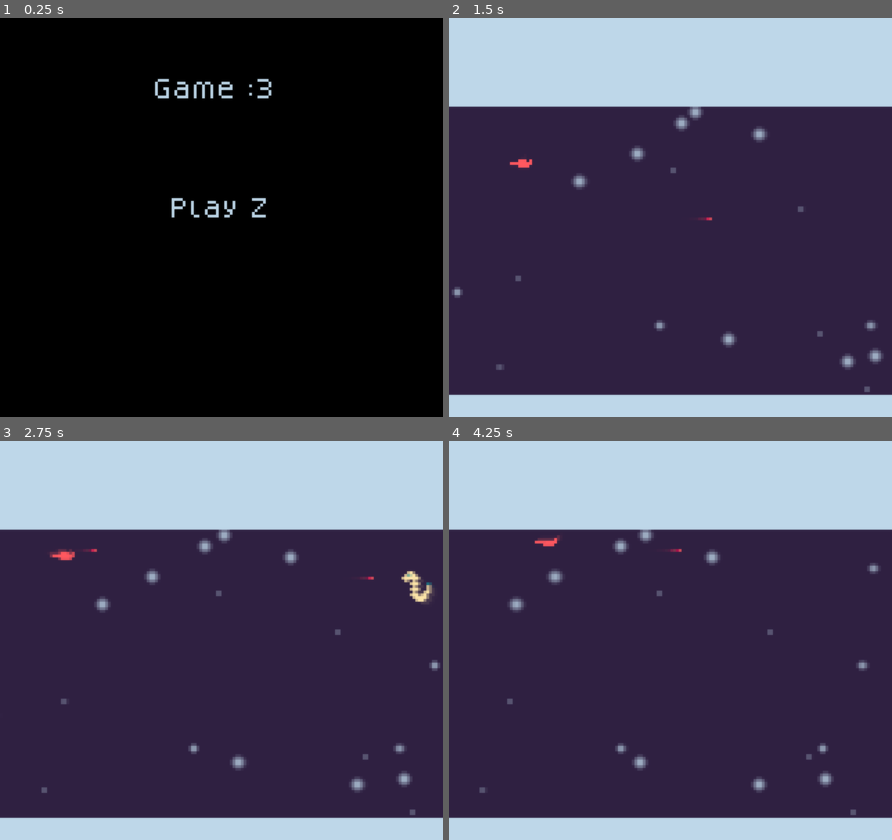
Above: before the commit, frames 1-4 (two rows, left to right).
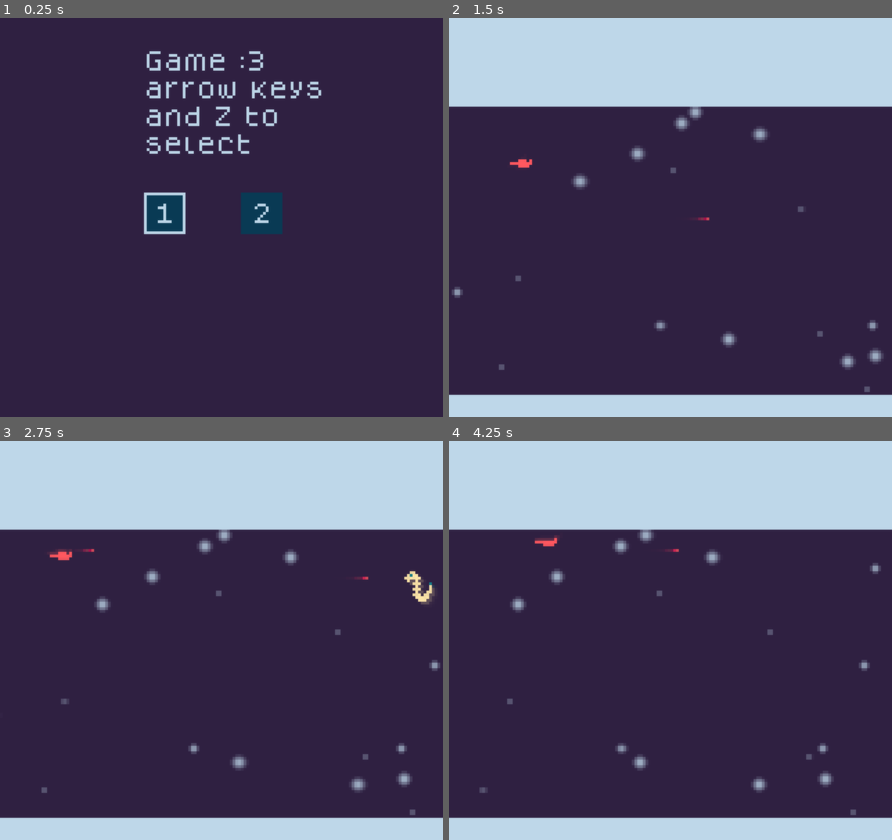
Above: after the commit, the same moments.

Repository: SmallConfusion/Redbird
Game: Godot game, scene res://main.tscn
The game is run twice, just before and just after one commit, with the same random seed, the same clock (stepped at 60 frames per second) and the same inputs. Sound files missing from this copy of the repository are replaced by a short silence.
Inputs:
- Up to frame 1 (0.25 s): no input
- Up to frame 2 (1.5 s): tap Enter at 0.5 s; hold Right (Right) 0.53-1.28 s; hold Z (Fire) 0.53-1.28 s; tap Up (Flap) at 0.77, 1.07 s; hold Left (Left) from 1.28 s (still down); tap Down (Fall) at 1.35 s
- Up to frame 3 (2.75 s): tap Up (Flap) at 1.52, 1.82 s; tap Z (Fire) at 1.55 s; release Left (Left) at 2.03 s; hold Right (Right) from 2.03 s (still down); hold Z (Fire) from 2.03 s (still down)
- Up to frame 4 (4.25 s): release Z (Fire) at 2.78 s; tap Z (Fire) at 2.85, 3.8 s; tap Up (Flap) at 3.02, 3.32, 3.77, 4.07 s; release Right (Right) at 3.53 s; hold Left (Left) from 3.53 s (still down); hold Down (Fall) from 3.53 s (still down)

The runs differ from the first frame. In frame 1, 100% of the frame differs, in the area x 0-100%, y 0-100%; in frame 2, less than 0.1%; in frame 3, 0.3%; in frame 4, 0.2%.

Commit message:
Added real menu

Diff:
--- a/default_theme.tres
+++ b/default_theme.tres
@@ -1,8 +1,51 @@
-[gd_resource type="Theme" load_steps=2 format=3 uid="uid://cvo518bnwbvlf"]
+[gd_resource type="Theme" load_steps=4 format=3 uid="uid://cvo518bnwbvlf"]
 
 [ext_resource type="FontFile" uid="uid://digx05vcj7vk7" path="res://dogicapixel.ttf" id="1_o1c4v"]
 
+[sub_resource type="StyleBoxFlat" id="StyleBoxFlat_arbuo"]
+content_margin_left = 4.0
+content_margin_top = 4.0
+content_margin_right = 4.0
+content_margin_bottom = 4.0
+bg_color = Color(0.0352941, 0.227451, 0.329412, 1)
+border_width_left = 1
+border_width_top = 1
+border_width_right = 1
+border_width_bottom = 1
+border_color = Color(0.745098, 0.843137, 0.913725, 1)
+corner_detail = 5
+
+[sub_resource type="StyleBoxFlat" id="StyleBoxFlat_yakek"]
+content_margin_left = 4.0
+content_margin_top = 4.0
+content_margin_right = 4.0
+content_margin_bottom = 4.0
+bg_color = Color(0.0352941, 0.227451, 0.329412, 1)
+corner_detail = 5
+
 [resource]
+Button/colors/font_color = Color(0.745098, 0.843137, 0.913725, 1)
+Button/colors/font_disabled_color = Color(0.875, 0.875, 0.875, 0.5)
+Button/colors/font_focus_color = Color(0.745098, 0.843137, 0.913725, 1)
+Button/colors/font_hover_color = Color(0.745098, 0.843137, 0.913725, 1)
+Button/colors/font_hover_pressed_color = Color(0.745098, 0.843137, 0.913725, 1)
+Button/colors/font_outline_color = Color(1, 1, 1, 1)
+Button/colors/font_pressed_color = Color(0.745098, 0.843137, 0.913725, 1)
+Button/colors/icon_disabled_color = Color(1, 1, 1, 0.4)
+Button/colors/icon_focus_color = Color(1, 1, 1, 1)
+Button/colors/icon_hover_color = Color(1, 1, 1, 1)
+Button/colors/icon_hover_pressed_color = Color(1, 1, 1, 1)
+Button/colors/icon_normal_color = Color(1, 1, 1, 1)
+Button/colors/icon_pressed_color = Color(1, 1, 1, 1)
+Button/constants/h_separation = 4
+Button/constants/icon_max_width = 0
+Button/constants/outline_size = 0
+Button/font_sizes/font_size = 8
+Button/fonts/font = ExtResource("1_o1c4v")
+Button/styles/focus = SubResource("StyleBoxFlat_arbuo")
+Button/styles/hover = SubResource("StyleBoxFlat_yakek")
+Button/styles/normal = SubResource("StyleBoxFlat_yakek")
+Button/styles/pressed = SubResource("StyleBoxFlat_yakek")
 Label/colors/font_color = Color(0.745098, 0.843137, 0.913725, 1)
 Label/font_sizes/font_size = 8
 Label/fonts/font = ExtResource("1_o1c4v")
--- a/main.gd
+++ b/main.gd
@@ -32,7 +32,7 @@
 	MusicManager.play("music", "main", 0)
 
 
-func load_scene(scene):
+func load_scene(scene : PackedScene):
 	if loaded_node:
 		loaded_node.queue_free()
 
@@ -48,6 +48,9 @@
 	loaded_node = instance
 
 
-# temp level load
-func load_level():
-	load_scene(levels[1])
+func load_level(number):
+	load_scene(levels[number])
+
+
+func _input(event):
+	%SubViewport.push_input(event)
--- a/menu/menu.gd
+++ b/menu/menu.gd
@@ -2,9 +2,12 @@
 
 var scene_manager
 
+
 func init(scene):
 	scene_manager = scene
 
-func _process(_delta):
-	if Input.is_action_just_pressed("Fire"):
-		scene_manager.load_level()
+
+func _ready():
+	for button in get_children(true):
+		if button is LoadButton:
+			button.init(scene_manager)
--- a/menu/menu.tscn
+++ b/menu/menu.tscn
@@ -1,6 +1,7 @@
-[gd_scene load_steps=2 format=3 uid="uid://20ok8gqsfhqm"]
+[gd_scene load_steps=3 format=3 uid="uid://20ok8gqsfhqm"]
 
 [ext_resource type="Script" path="res://menu/menu.gd" id="1_xhay3"]
+[ext_resource type="Script" path="res://menu/scene_load_button.gd" id="2_og1g8"]
 
 [node name="Menu" type="Control"]
 texture_filter = 1
@@ -17,31 +18,40 @@
 anchor_bottom = 1.0
 grow_horizontal = 2
 grow_vertical = 2
-color = Color(0, 0, 0, 1)
+color = Color(0.184314, 0.12549, 0.254902, 1)
 
 [node name="Label" type="Label" parent="."]
 layout_mode = 1
 anchors_preset = 5
 anchor_left = 0.5
 anchor_right = 0.5
-offset_left = -25.0
-offset_top = 22.0
-offset_right = 39.0
-offset_bottom = 45.0
+offset_left = -28.0
+offset_top = 12.0
+offset_right = 37.0
+offset_bottom = 49.0
 grow_horizontal = 2
-text = "Game :3"
+text = "Game :3
+arrow keys
+and Z to
+select"
 
-[node name="Label2" type="Label" parent="."]
-layout_mode = 1
-anchors_preset = 8
-anchor_left = 0.5
-anchor_top = 0.5
-anchor_right = 0.5
-anchor_bottom = 0.5
-offset_left = -19.0
-offset_top = -7.0
-offset_right = 45.0
-offset_bottom = 16.0
-grow_horizontal = 2
-grow_vertical = 2
-text = "Play Z"
+[node name="Button" type="Button" parent="."]
+layout_mode = 0
+offset_left = 52.0
+offset_top = 63.0
+offset_right = 67.0
+offset_bottom = 78.0
+text = "1"
+script = ExtResource("2_og1g8")
+focus = true
+
+[node name="Button2" type="Button" parent="."]
+layout_mode = 0
+offset_left = 87.0
+offset_top = 63.0
+offset_right = 102.0
+offset_bottom = 78.0
+text = "2
+"
+script = ExtResource("2_og1g8")
+level = 1
--- /dev/null
+++ b/menu/scene_load_button.gd
@@ -0,0 +1,19 @@
+extends Button
+class_name LoadButton
+
+@export var level := 0
+@export var focus := false
+
+var scene_manager
+
+func init(scene):
+	scene_manager = scene
+
+
+func _ready():
+	if focus:
+		grab_focus()
+
+
+func _pressed():
+	scene_manager.load_level(level)
--- a/project.godot
+++ b/project.godot
@@ -54,6 +54,21 @@
 
 [input]
 
+ui_accept={
+"deadzone": 0.5,
+"events": [Object(InputEventKey,"resource_local_to_scene":false,"resource_name":"","device":0,"window_id":0,"alt_pressed":false,"shift_pressed":false,"ctrl_pressed":false,"meta_pressed":false,"pressed":false,"keycode":4194309,"physical_keycode":0,"key_label":0,"unicode":0,"echo":false,"script":null)
+, Object(InputEventKey,"resource_local_to_scene":false,"resource_name":"","device":0,"window_id":0,"alt_pressed":false,"shift_pressed":false,"ctrl_pressed":false,"meta_pressed":false,"pressed":false,"keycode":4194310,"physical_keycode":0,"key_label":0,"unicode":0,"echo":false,"script":null)
+, Object(InputEventKey,"resource_local_to_scene":false,"resource_name":"","device":0,"window_id":0,"alt_pressed":false,"shift_pressed":false,"ctrl_pressed":false,"meta_pressed":false,"pressed":false,"keycode":32,"physical_keycode":0,"key_label":0,"unicode":32,"echo":false,"script":null)
+, Object(InputEventKey,"resource_local_to_scene":false,"resource_name":"","device":-1,"window_id":0,"alt_pressed":false,"shift_pressed":false,"ctrl_pressed":false,"meta_pressed":false,"pressed":false,"keycode":0,"physical_keycode":90,"key_label":0,"unicode":122,"echo":false,"script":null)
+]
+}
+ui_right={
+"deadzone": 0.5,
+"events": [Object(InputEventKey,"resource_local_to_scene":false,"resource_name":"","device":-1,"window_id":0,"alt_pressed":false,"shift_pressed":false,"ctrl_pressed":false,"meta_pressed":false,"pressed":false,"keycode":4194321,"physical_keycode":0,"key_label":0,"unicode":0,"echo":false,"script":null)
+, Object(InputEventJoypadButton,"resource_local_to_scene":false,"resource_name":"","device":0,"button_index":14,"pressure":0.0,"pressed":false,"script":null)
+, Object(InputEventJoypadMotion,"resource_local_to_scene":false,"resource_name":"","device":0,"axis":0,"axis_value":1.0,"script":null)
+]
+}
 Flap={
 "deadzone": 0.5,
 "events": [Object(InputEventKey,"resource_local_to_scene":false,"resource_name":"","device":-1,"window_id":0,"alt_press …(182 unchanged characters)…
